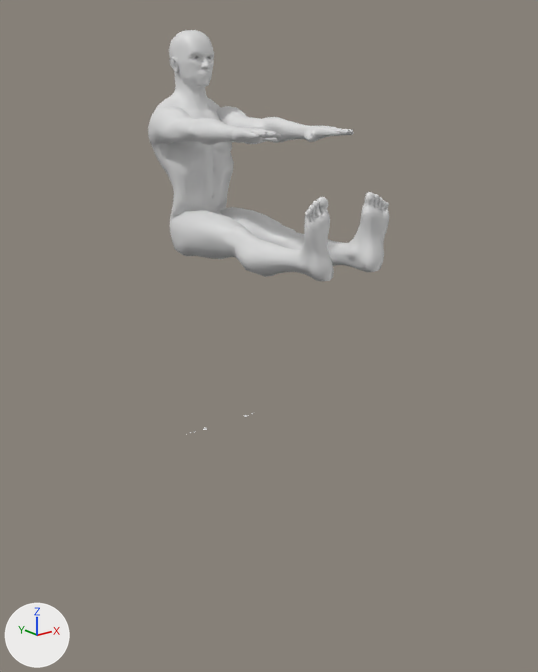
One commit to the COLLADA model imports/athlete.dae: the scene before it, then after it.
Before and after are seen from a 50 mm lens placed at (-6.82, -10.39, 5.35), pointed at (0.08, -1.77, 1.9). The axes (+X, +Y, +Z) are drawn at lower left. The lights are the same throughout.

Script lines for the objects in view, before the commit:
```python
me_body = bpy.data.meshes.new('Body')
me_body.from_pydata(...)  # 10383 vertices, 20666 faces; spans x -0.88..0.86, y -3.63..0.48, z 0.03..6.42
me_body.materials.append(mat_bababa)  # light grey #dedede
ob_body = bpy.data.objects.new('Body', me_body)
ob_body.location = (0.0, 0.0, 0.0)
```
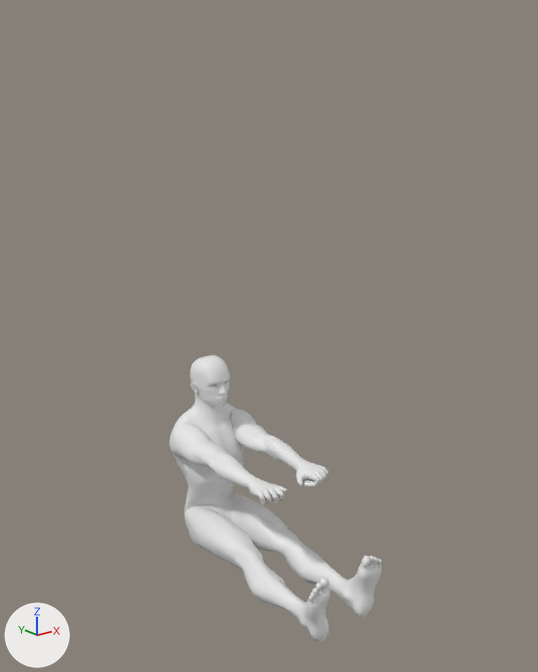
Commit message: [3D] Update Athlete Structure

The change, as a list of edits to the scene's bpy script:
```text
Change me_body:
    used by ob_body; location = (0.0, 0.0, 0.0)
    remove me_body.from_pydata(...)  # 10383 vertices, 20666 faces; spans x -0.88..0.86, y -3.63..0.48, z 0.03..6.42
    remove me_body.materials.append(mat_bababa)  # light grey #dedede
    add me_body.from_pydata(...)  # 10383 vertices, 20666 faces; spans x -0.82..0.82, y -3.71..0.28, z 2.97..6.44
    me_body part 1: 8254 of 10383 vertices moved; they spanned x -0.88..0.86, y -3.63..0.48, z 2.98..6.42 and now span x -0.82..0.82, y -3.71..0.28, z 2.97..6.44; mean shift (0.0, -0.05, -0.06); largest move (0.64, -2.82, 4.98) -> (0.31, -2.29, 4.79)
Change ob_body:
    ob_body.location: (0.0, 0.0, 0.0) -> (0.0, -0.04, -5.27)
```

Changed parts and their boxes (x1, y1, x2, y2) in the pictures (538 x 672 px; the box of a moved part takes in the faces that stretch with it):
'Body', reshaped, moved (12% narrower, 29% shorter)
    before: (148, 30, 389, 433)
    after: (169, 355, 382, 642)
part 1 of me_body, moved or reshaped
    before: (148, 30, 389, 281)
    after: (169, 355, 382, 642)
